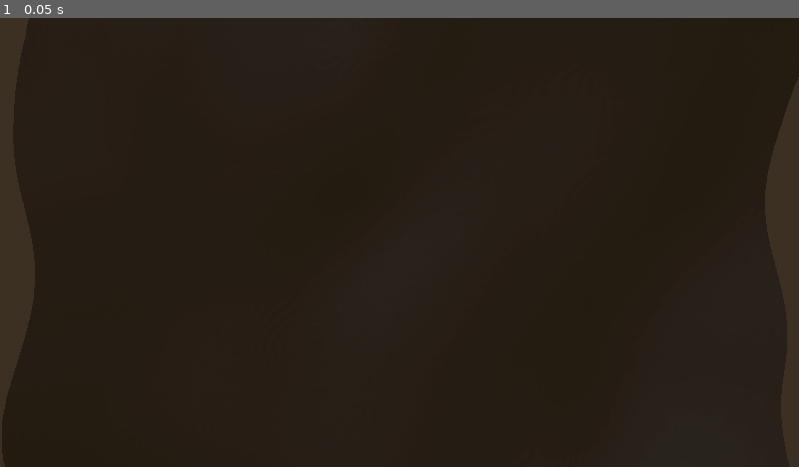
Above: before the commit, frame 1.
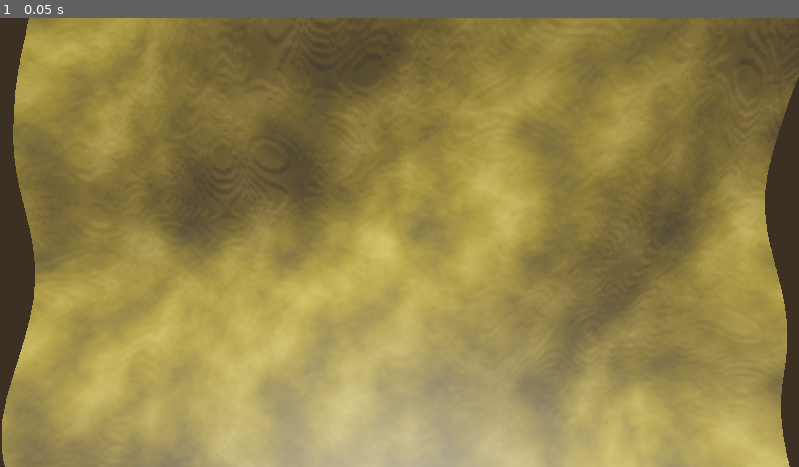
Above: after the commit, the same moment.

Repository: Sallo97/Uta-Stansburiana-Sillycon-Desert
Game: Godot game, scene res://desert.tscn
Same seed, same stepped clock (60 frames per second), same inputs: the game is played once before the commit and once after it.
Inputs:
- Up to frame 1 (0.05 s): no input

The runs differ from the first frame. In frame 1, 95% of the frame differs, in the area x 0-100%, y 0-100%.

Commit message:
Desert Materials

Diff:
--- a/DesertMesh.gd
+++ b/DesertMesh.gd
@@ -18,15 +18,18 @@
 	noise.fractal_gain = 0
 	# noise.get_noise_2d(0,0)
 	var img = noise.get_image(size.x + 2, size.y + 2, false, false, false)
+	ResourceSaver.save(mesh, "res://noise.png", ResourceSaver.FLAG_COMPRESS)
 	return img
 
 
 # https://www.reddit.com/r/godot/comments/kf9ikv/comment/gg7j6t8/?utm_source=share&utm_medium=web2x&context=3
 func generatePlaneMeshXZ(noise_img):
 	var vertices := PackedVector3Array()
+	var uv := PackedVector3Array()
 	var xVertexCount := 2 + size.x
 	var zVertexCount := 2 + size.y
 	vertices.resize(xVertexCount * zVertexCount)
+	uv.resize(vertices.size())
 	var i := 0
 	for zIdx in range(zVertexCount):
 		var tz := zIdx / float(zVertexCount - 1)
@@ -35,6 +38,7 @@
 			var height = noise_img.get_pixel(xIdx, zIdx)[0] * noise_multiplier
 			var vertexPosition := Vector3((tx - 0.5) * size.x, height, (tz - 0.5) * size.y)
 			vertices[i] = vertexPosition
+			uv[i] = Vector3((tx - 0.5), (tz - 0.5), 0.0)
 			i += 1
 
 	var indices := PackedInt32Array()
@@ -88,6 +92,7 @@
 	arrays.resize(ArrayMesh.ARRAY_MAX)
 	arrays[ArrayMesh.ARRAY_VERTEX] = vertices
 	arrays[ArrayMesh.ARRAY_INDEX] = indices
+	arrays[ArrayMesh.ARRAY_TEX_UV] = uv
 	computeNormals(arrays)
 	mesh.add_surface_from_arrays(Mesh.PRIMITIVE_TRIANGLES, arrays)
 
--- a/desert.tscn
+++ b/desert.tscn
@@ -1,6 +1,7 @@
-[gd_scene load_steps=7 format=3 uid="uid://dl034o85mv51e"]
+[gd_scene load_steps=9 format=3 uid="uid://dl034o85mv51e"]
 
 [ext_resource type="Script" path="res://DesertMesh.gd" id="1_cyp5x"]
+[ext_resource type="Texture2D" uid="uid://ujvxxh1h33lp" path="res://Terrain.png" id="1_qfdbt"]
 [ext_resource type="Script" path="res://Camera.gd" id="2_okddd"]
 
 [sub_resource type="ProceduralSkyMaterial" id="ProceduralSkyMaterial_qa2sg"]
@@ -16,6 +17,11 @@
 tonemap_mode = 2
 glow_enabled = true
 
+[sub_resource type="StandardMaterial3D" id="StandardMaterial3D_ovbfq"]
+diffuse_mode = 1
+albedo_texture = ExtResource("1_qfdbt")
+uv1_scale = Vector3(3, 3, 3)
+
 [sub_resource type="ArrayMesh" id="ArrayMesh_7ewjq"]
 
 [node name="Desert" type="Node3D"]
@@ -24,6 +30,7 @@
 environment = SubResource("Environment_n5om7")
 
 [node name="Desert" type="MeshInstance3D" parent="."]
+material_override = SubResource("StandardMaterial3D_ovbfq")
 mesh = SubResource("ArrayMesh_7ewjq")
 script = ExtResource("1_cyp5x")
 noise_multiplier = 30.0
@@ -32,3 +39,6 @@
 transform = Transform3D(1, 0, 0, 0, -4.37114e-08, 1, 0, -1, -4.37114e-08, 0, 100, 0)
 fov = 91.6406
 script = ExtResource("2_okddd")
+
+[node name="DirectionalLight3D" type="DirectionalLight3D" parent="."]
+transform = Transform3D(-1, 2.70151e-08, 8.3144e-08, 0, 0.951057, -0.309017, -8.74228e-08, -0.309017, -0.951057, 0, 100, 0)
Binary file added: Terrain.png
Not shown, added: Terrain.png.import
